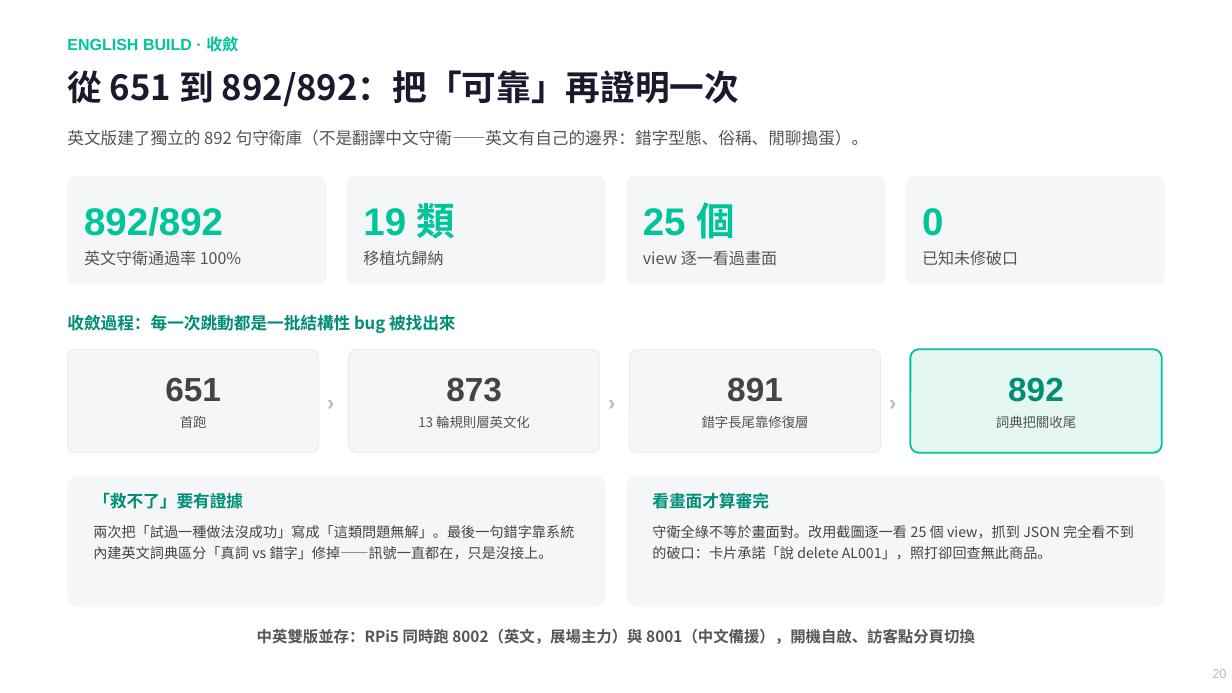
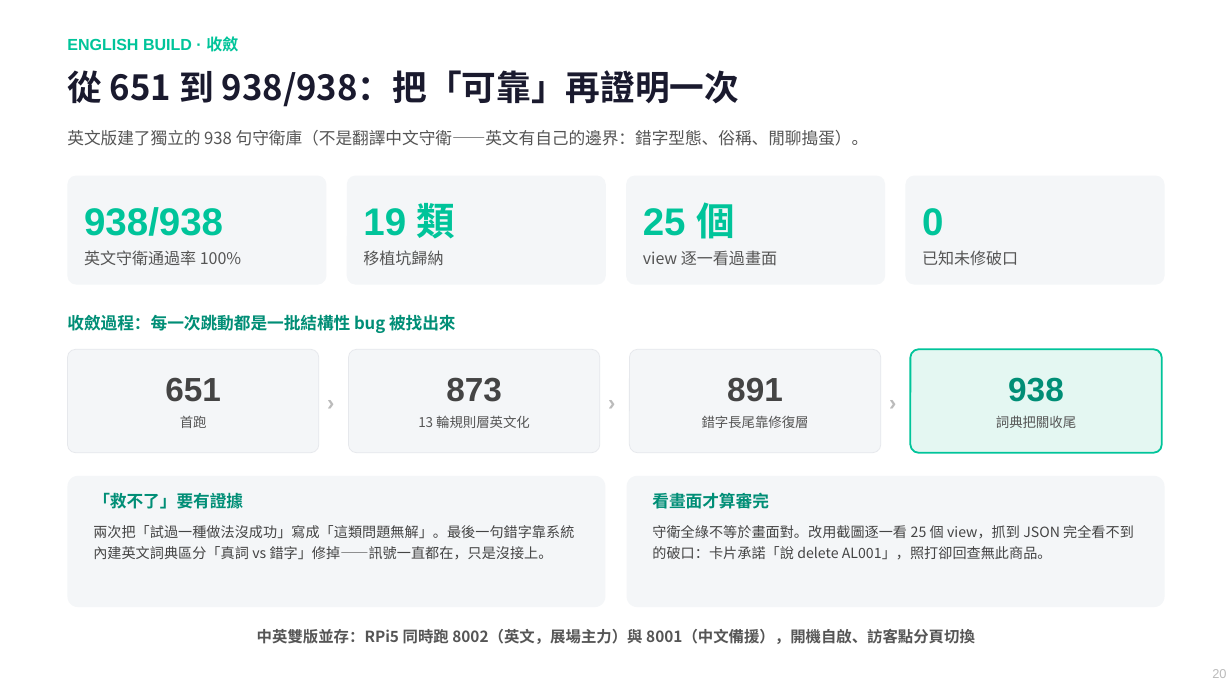
Before and after one commit to chunyen627-afk/warehouse-v2-agent, a slide deck: slide 20 of 倉管Agent_專案簡報.pptx. Drawn at 1232x693 pixels with LibreOffice and Linux fonts; fonts in the diff are those of the drawing. Boxes give left, top, right and bottom in pixels: in the first picture for what was removed or moved away, otherwise in the second. Text is boxed around its words. In the diff, an @@ line names an element or a change of style, - is before the commit and + after.

```diff
--- a/倉管Agent_專案簡報.pptx
+++ b/倉管Agent_專案簡報.pptx
@@ text at (x1=67, y1=70, x2=739, y2=107): text changed @@
-從 651 到 892/892：把「可靠」再證明一次
+從 651 到 938/938：把「可靠」再證明一次
@@ text at (x1=67, y1=130, x2=869, y2=146): text changed @@
-英文版建了獨立的 892 句守衛庫（不是翻譯中文守衛——英文有自己的邊界：錯字型態、俗稱、閒聊搗蛋）。
+英文版建了獨立的 938 句守衛庫（不是翻譯中文守衛——英文有自己的邊界：錯字型態、俗稱、閒聊搗蛋）。
@@ text at (x1=84, y1=207, x2=223, y2=236): text changed @@
-892/892
+938/938
@@ text at (x1=1008, y1=377, x2=1064, y2=402): text changed @@
-892
+938
```
Also in this commit, not shown: 10 other slides changed, 5 other files.
